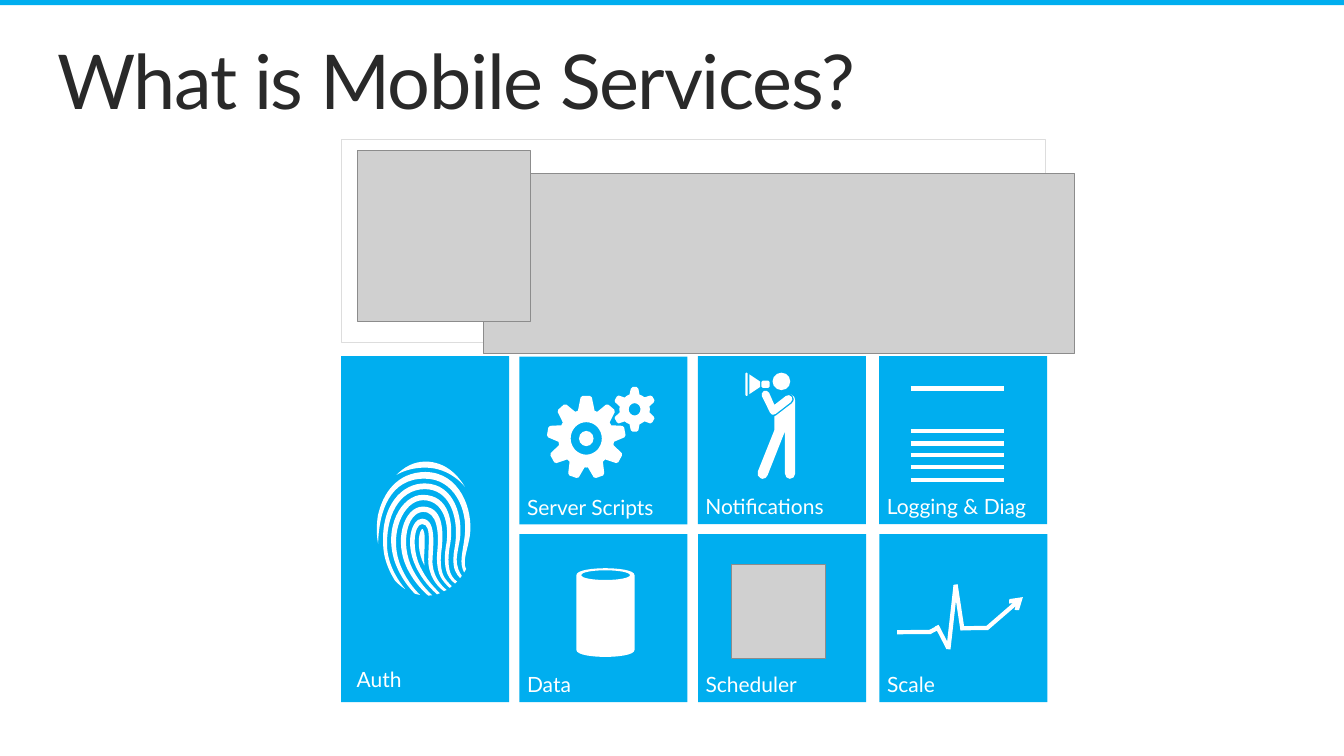
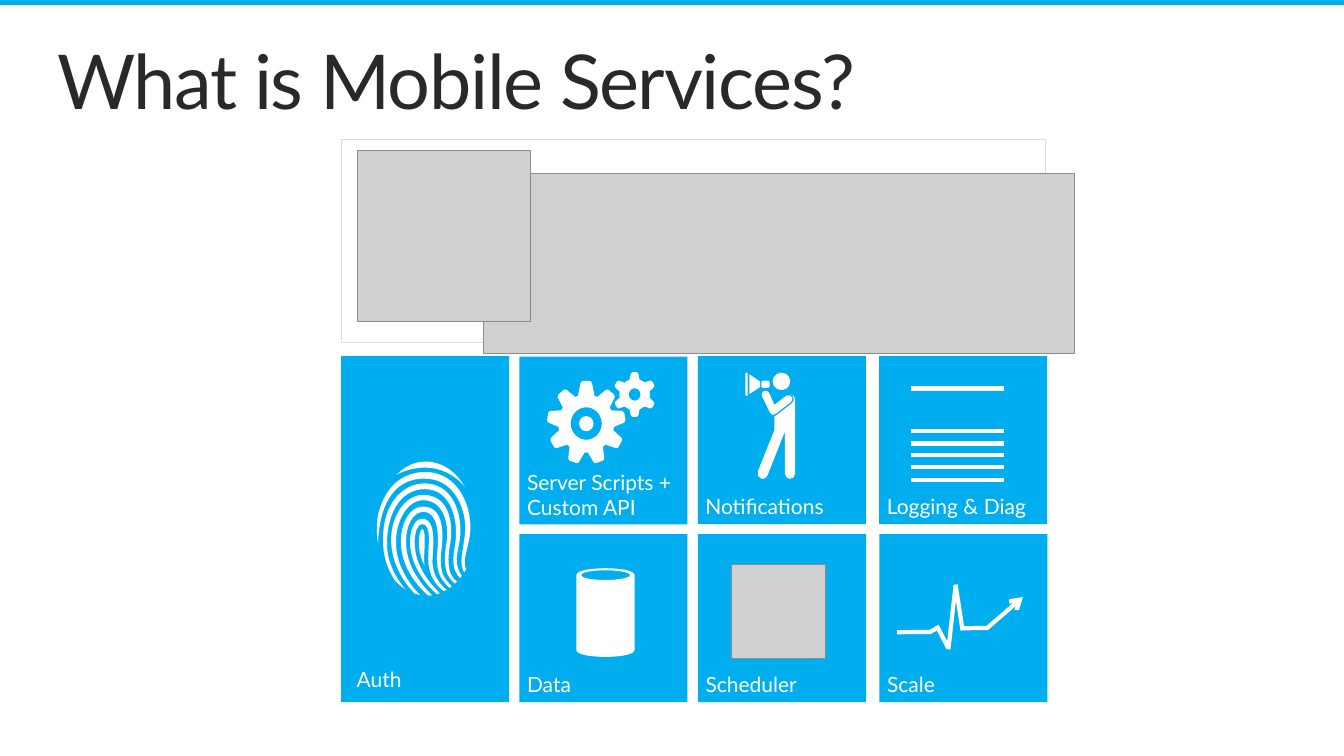
Before and after one commit to nickharris/Presentation-Windows8AndWindowsAzureMobileServices, a slide deck: slide 4 of Windows8AndWindowsAzureMobileServices.pptx (slide 3 before the commit). Drawn at 1344x756 pixels with LibreOffice and Linux fonts; fonts in the diff are those of the drawing; grey boxes stand for pictures; background and template pictures are left out. Boxes give left, top, right and bottom in pixels: in the first picture for what was removed or moved away, otherwise in the second. Text is boxed around its words. In the diff, an @@ line names an element or a change of style, - is before the commit and + after.

```diff
--- a/Windows8AndWindowsAzureMobileServices.pptx
+++ b/Windows8AndWindowsAzureMobileServices.pptx
@@ 2 freeform shapes, 1 ellipse: place and size @@
-2 freeform shapes, 1 ellipse at (547, 387, 654, 479)
+2 freeform shapes, 1 ellipse at (547, 372, 654, 464)
@@ text in rectangle at (527, 474, 653, 515): text changed @@
-Server Scripts
+Server Scripts + Custom API
```
Also in this commit, not shown: 13 other slides changed, 4 slides added, 1 slide removed.
